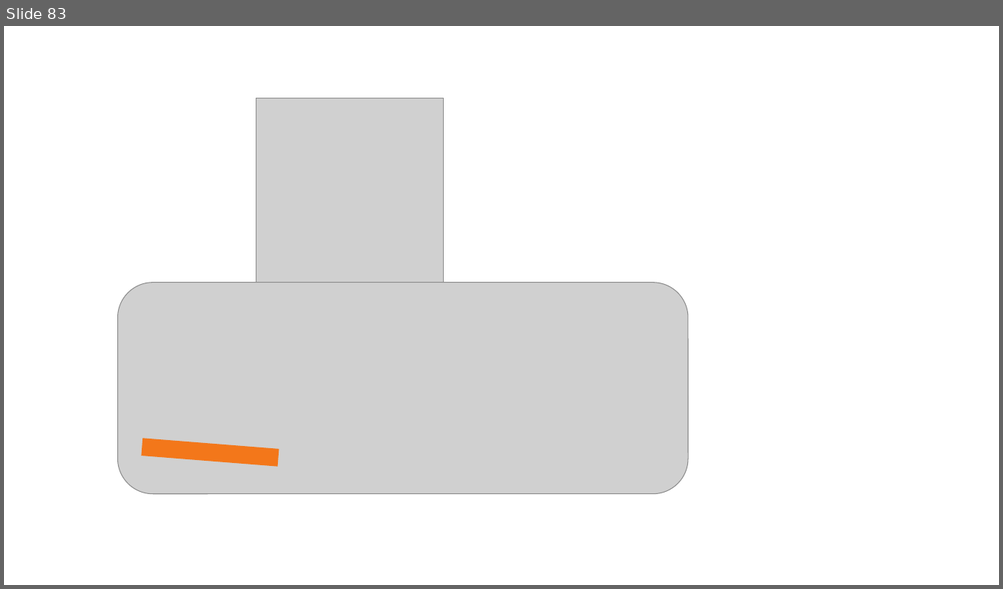
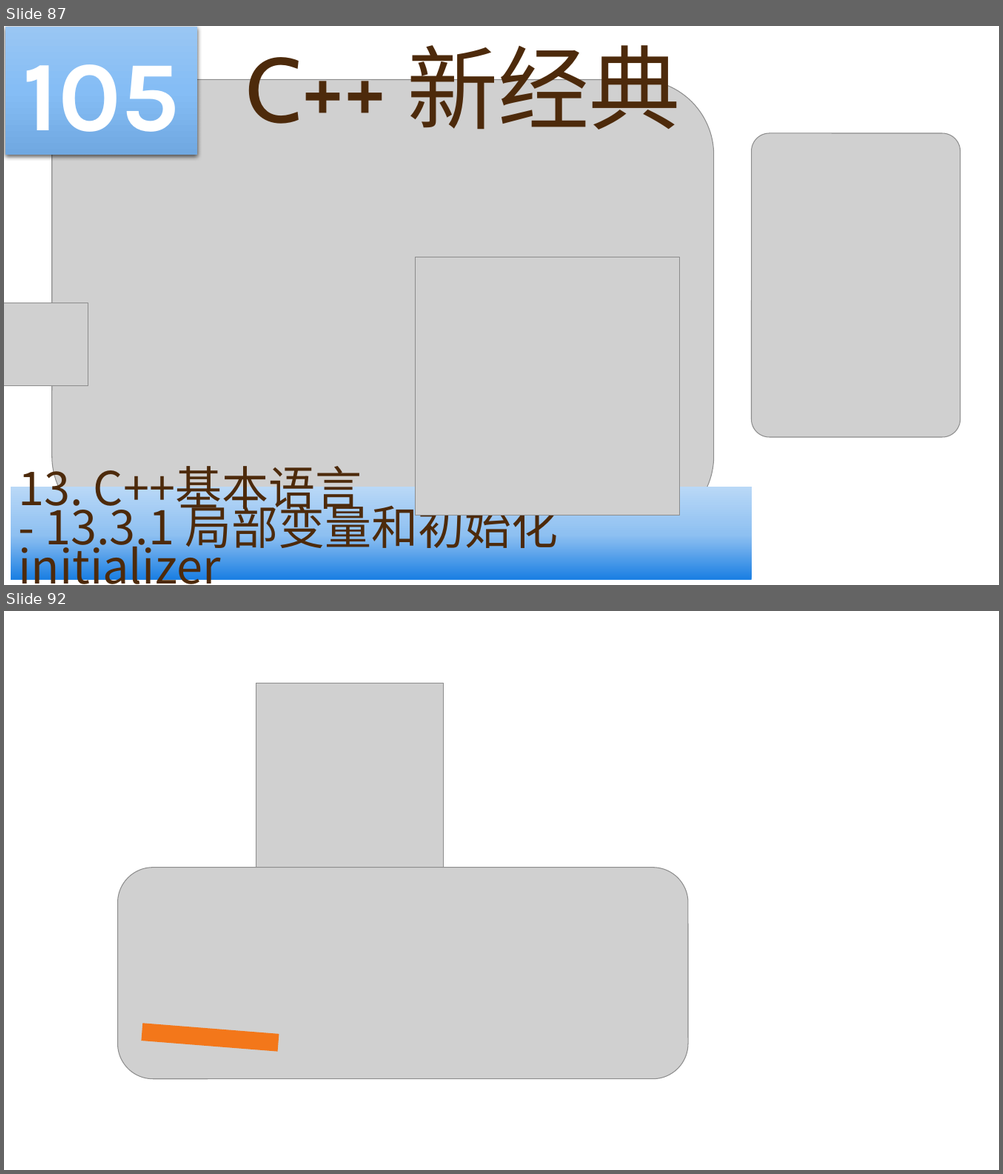
Before and after one commit to yasenstar/learn_cpp, a slide deck: cpp_new/C++ 新经典.pptx. Shown one above the other, each under a label of ours: slide 83 before the commit, slides 87 and 92 after it; the slides between them are not shown. The pictures are 1003x589 and 1003x1174 pixels, drawn with LibreOffice and Linux fonts; fonts in the diff are those of the drawing; grey boxes stand for pictures; background and template pictures are left out. Boxes give left, top, right and bottom in pixels: in the first picture for what was removed or moved away, otherwise in the second. Text is boxed around its words. In the diff, an @@ line names an element or a change of style, - is before the commit and + after.

```diff
--- a/cpp_new/C++ 新经典.pptx
+++ b/cpp_new/C++ 新经典.pptx
@@ slide 87 added at (4,26,999,585), background picture (left out) @@
@@ rectangle added at (5,27,197,155), fill gradient #9AC6F4 to #86BEF6 to #70A9E1, 96 pt, text #FFFFFF, bold @@
+105
@@ title added at (246,29,680,130), 88 pt, text #4D2A0B @@
+C++ 新经典
@@ picture added at (52,80,714,532) @@
@@ picture added at (751,133,961,438) @@
@@ picture added at (415,258,679,516) @@
@@ picture added at (4,303,88,386) @@
@@ rectangle added at (11,487,751,580), fill gradient #1B7FE3 to #8EC0F1 to #B9D8F7, 45 pt, text #4D2A0B @@
+13. C++基本语言
+- 13.3.1 局部变量和初始化 initializer
@@ what was slide 83 is now slide 92 @@
```
Also in this commit, not shown: 8 other slides added, 23 other files.
